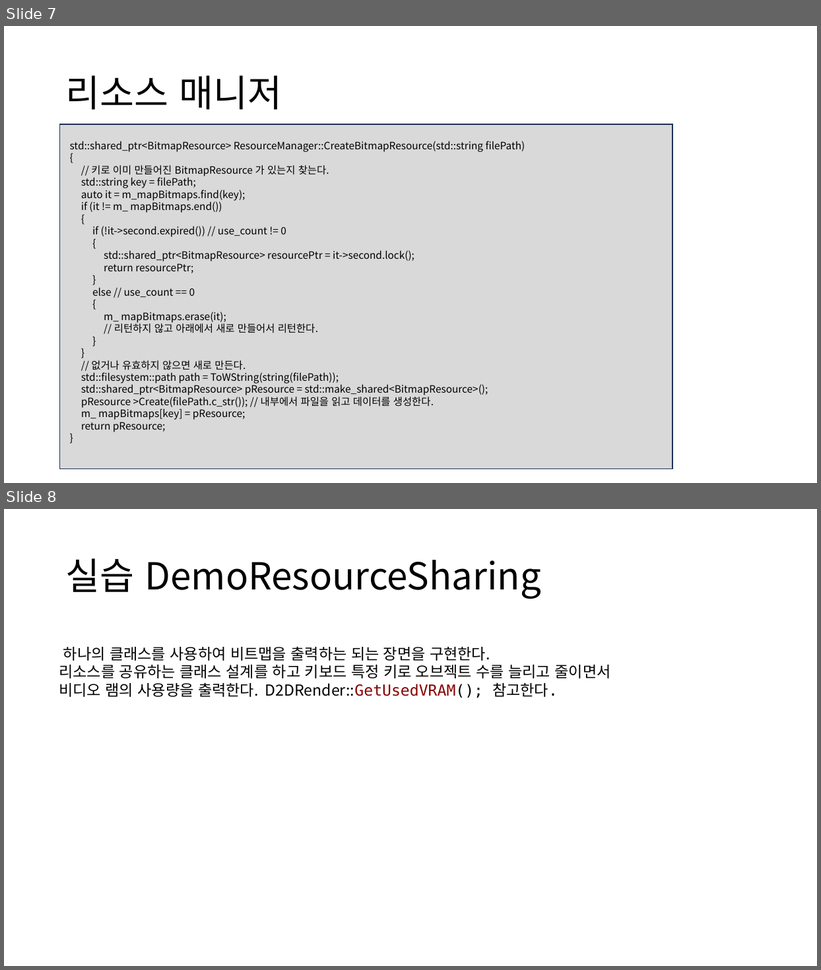
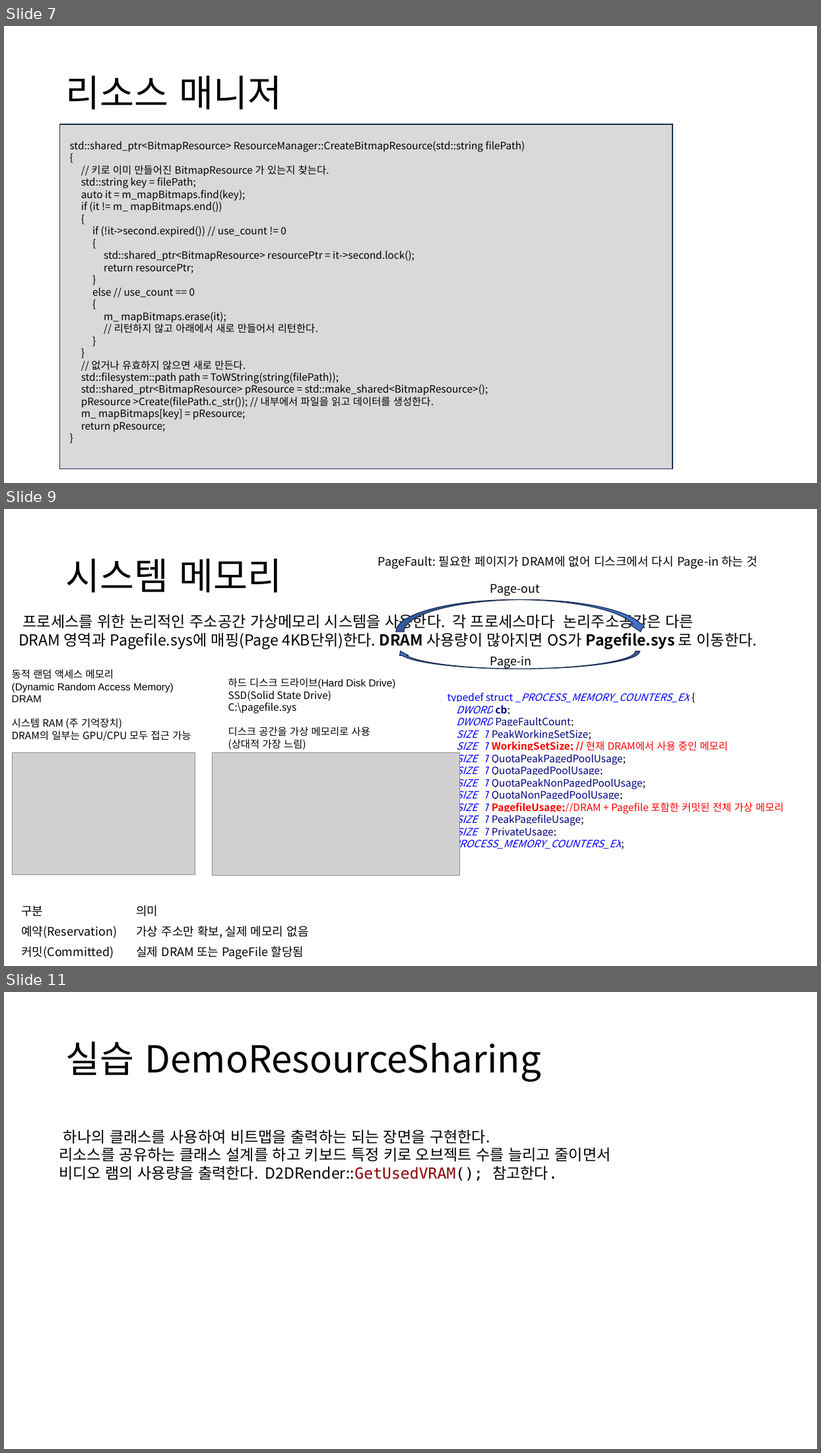
Before and after one commit to ldw9981/Direct2D_1.4, a slide deck: ppt/자원공유.pptx. Shown one above the other, each under a label of ours: slides 7 and 8 before the commit, slides 7, 9 and 11 after it; the slides between them are not shown. The pictures are 821x970 and 821x1453 pixels, drawn with LibreOffice and Linux fonts; fonts in the diff are those of the drawing; grey boxes stand for pictures. Boxes give left, top, right and bottom in pixels: in the first picture for what was removed or moved away, otherwise in the second. Text is boxed around its words. In the diff, an @@ line names an element or a change of style, - is before the commit and + after.

Commit message:
update

```diff
--- a/ppt/자원공유.pptx
+++ b/ppt/자원공유.pptx
@@ slide 9 added at bbox=[4, 509, 817, 966], background #FFFFFF @@
@@ title added at bbox=[66, 559, 283, 593], 44 pt, text #000000 @@
+시스템 메모리
@@ text added at bbox=[378, 556, 758, 569], 14 pt, text #000000 @@
+PageFault: 필요한 페이지가 DRAM에 없어 디스크에서 다시 Page-in 하는 것
@@ text added at bbox=[490, 584, 541, 596], 14 pt, text #000000 @@
+Page-out
@@ curved up arrow added at bbox=[396, 600, 649, 632], fill #4472C4, outline #1E3256 1 pt @@
@@ text added at bbox=[19, 612, 757, 650], 18 pt, text #000000 @@
+프로세스를 위한 논리적인 주소공간 가상메모리 시스템을 사용한다. 각 프로세스마다 논리주소공간은 다른
+DRAM 영역과 Pagefile.sys에 매핑(Page 4KB단위)한다. DRAM 사용량이 많아지면 OS가 Pagefile.sys 로 이동한다.
@@ curved down arrow added at bbox=[396, 651, 640, 669], fill #4472C4, outline #1E3256 1 pt @@
@@ text added at bbox=[490, 656, 532, 669], 14 pt, text #000000 @@
+Page-in
@@ text added at bbox=[12, 669, 191, 741], 12 pt, text #000000 @@
+동적 랜덤 액세스 메모리
+(Dynamic Random Access Memory)
+DRAM
+시스템 RAM (주 기억장치)
+DRAM의 일부는 GPU/CPU 모두 접근 가능
@@ text added at bbox=[228, 678, 396, 750], 12 pt, text #000000 @@
+하드 디스크 드라이브(Hard Disk Drive)
+SSD(Solid State Drive)
+C:\pagefile.sys
+디스크 공간을 가상 메모리로 사용
+(상대적 가장 느림)
@@ text added at bbox=[448, 692, 783, 852], 12 pt, text #000080 @@
+typedef struct _PROCESS_MEMORY_COUNTERS_EX {
+DWORD cb;
+DWORD PageFaultCount;
+SIZE_T PeakWorkingSetSize;
+SIZE_T WorkingSetSize; // 현재 DRAM에서 사용 중인 메모리
+SIZE_T QuotaPeakPagedPoolUsage;
+SIZE_T QuotaPagedPoolUsage;
+SIZE_T QuotaPeakNonPagedPoolUsage;
+SIZE_T QuotaNonPagedPoolUsage;
+SIZE_T PagefileUsage;//DRAM + Pagefile 포함한 커밋된 전체 가상 메모리
+SIZE_T PeakPagefileUsage;
+SIZE_T PrivateUsage;
+} PROCESS_MEMORY_COUNTERS_EX;
@@ picture added at bbox=[13, 753, 195, 875] @@
@@ picture added at bbox=[212, 753, 459, 875] @@
@@ table added at bbox=[16, 899, 580, 962], 3 rows, 2 columns @@
+구분 | 의미
+예약(Reservation) | 가상 주소만 확보, 실제 메모리 없음
+커밋(Committed) | 실제 DRAM 또는 PageFile 할당됨
@@ what was slide 8 is now slide 11 @@
```
Also in this commit, not shown: 2 other slides added.
